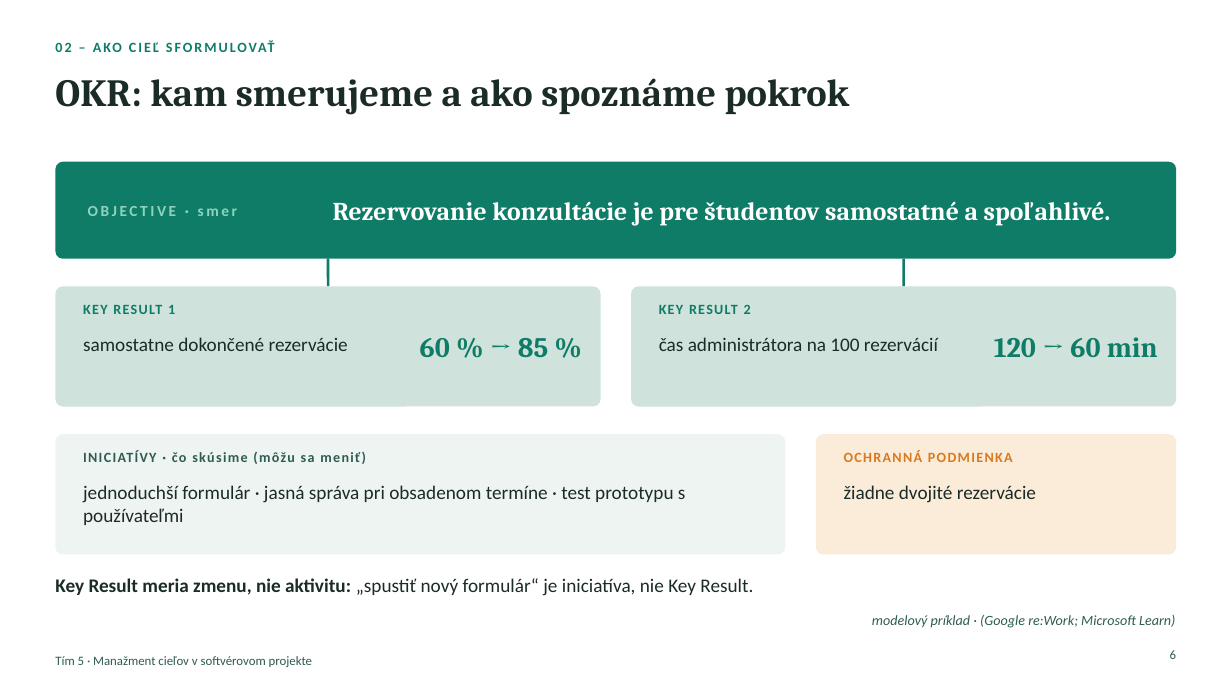
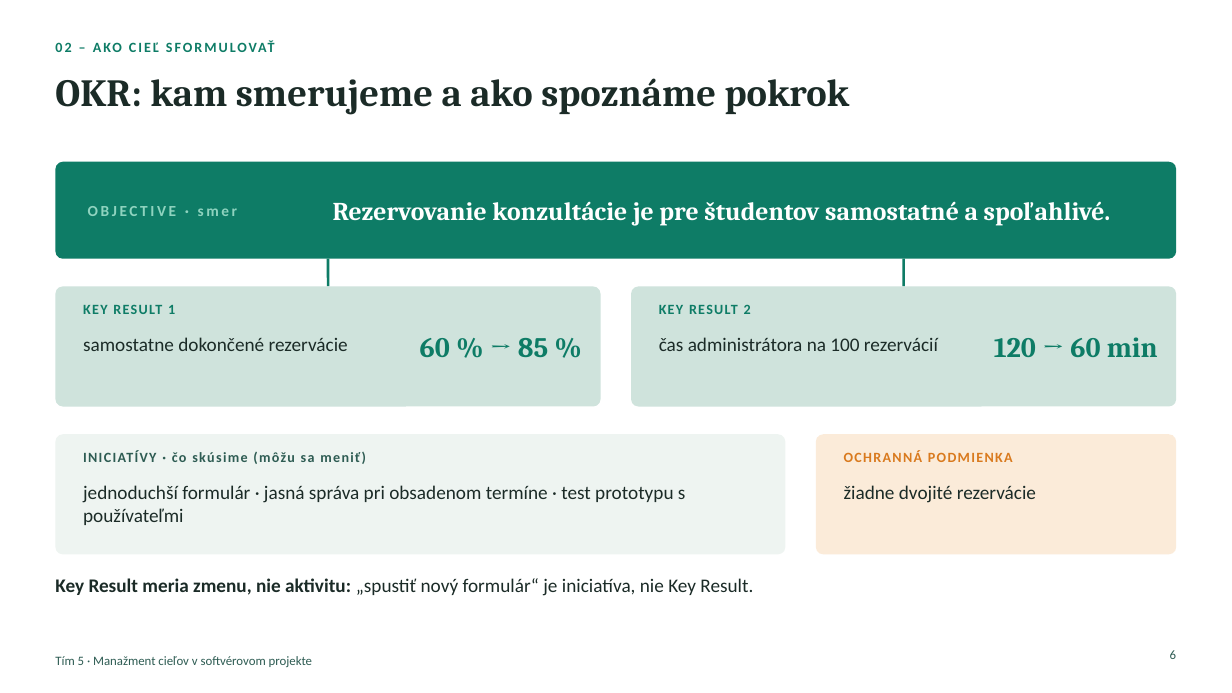
Before and after one commit to ADAMUSSO/MTS, a slide deck: slide 6 of Prezentacie/Manažment cieľov – prezentácia.pptx. Drawn at 1232x693 pixels with LibreOffice and Linux fonts; fonts in the diff are those of the drawing. Boxes give left, top, right and bottom in pixels: in the first picture for what was removed or moved away, otherwise in the second. Text is boxed around its words. In the diff, an @@ line names an element or a change of style, - is before the commit and + after.

```diff
--- a/Prezentacie/Manažment cieľov – prezentácia.pptx
+++ b/Prezentacie/Manažment cieľov – prezentácia.pptx
@@ text removed at box(872, 615, 1175, 628) @@
-modelový príklad · (Google re:Work; Microsoft Learn)
```
Also in this commit, not shown: 5 other slides changed, 2 other files.
